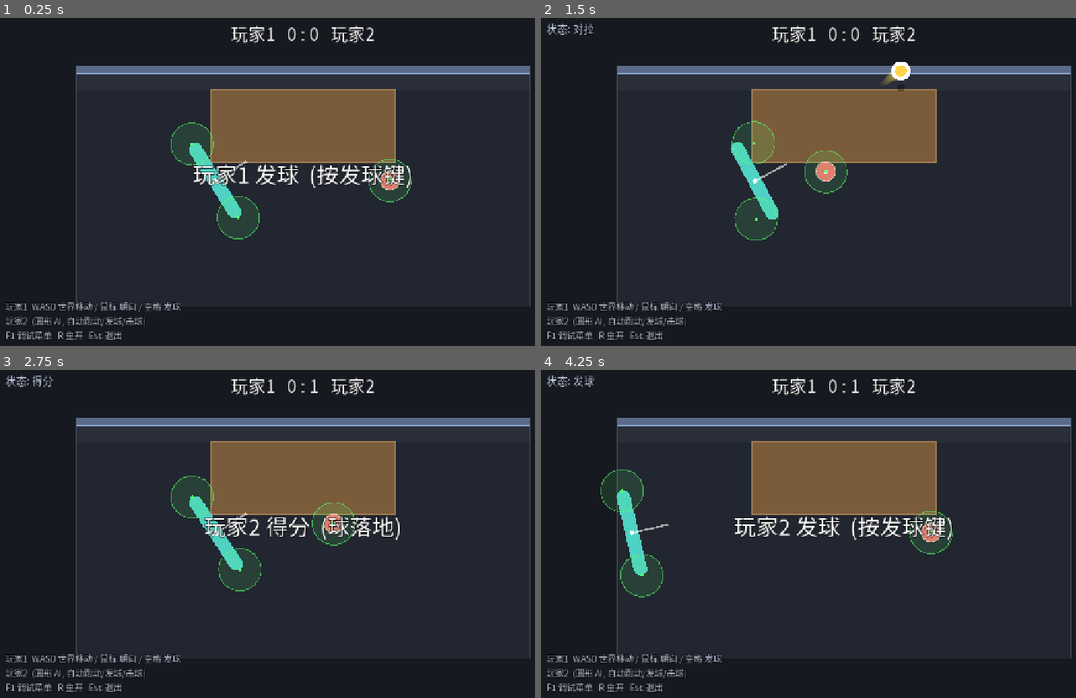
Above: before the commit, frames 1-4 (two rows, left to right).
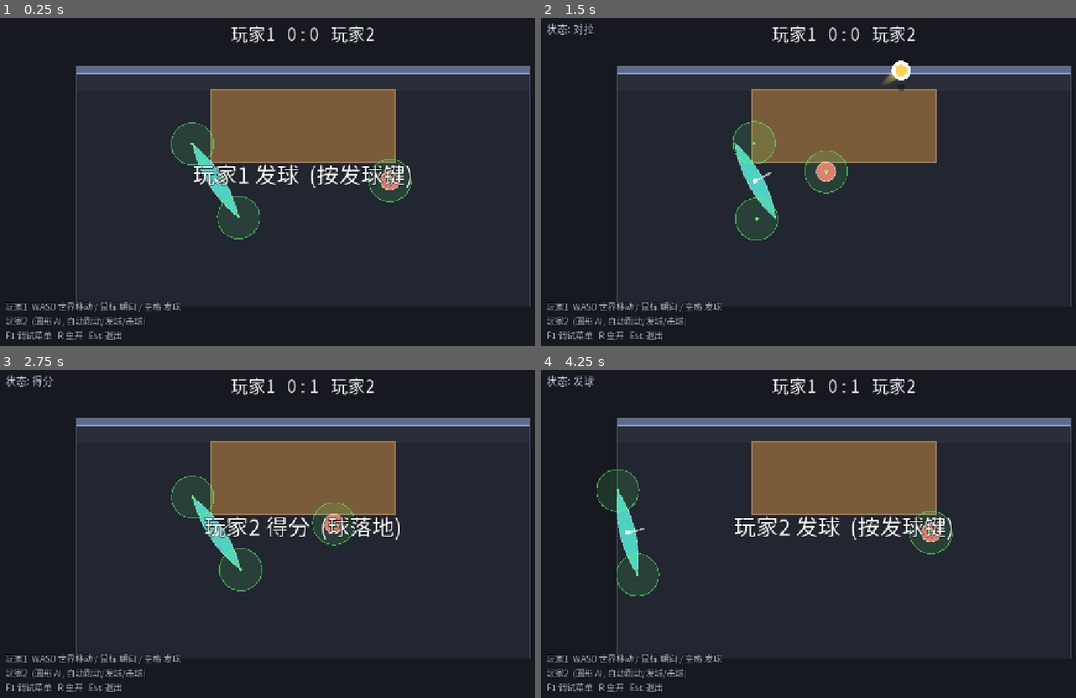
Above: after the commit, the same moments.

Repository: shuperidou/BMA-Arena
Game: Godot game, scene res://scenes/Main.tscn
Same seed, same stepped clock (60 frames per second), same inputs: the game is played once before the commit and once after it.
Inputs (mouse positions are in pixels of both pictures, inside the frame that each line leads up to):
- Up to frame 1 (0.25 s): no input
- Up to frame 2 (1.5 s): tap Enter at 0.5 s; move the mouse to (979, 168) at 0.52 s; hold D 0.53-1.25 s; tap 9 at 0.6 s; click (979, 168) at 0.67 s; tap Space at 0.77 s; tap 0 at 0.8 s; drag from (722, 204) to (813, 254) at 1.27 s
- Up to frame 3 (2.75 s): move the mouse to (363, 461) at 2.02 s; hold D from 2.03 s (still down); tap 9 at 2.1 s; tap 0 at 2.3 s
- Up to frame 4 (4.25 s): release D at 2.75 s; tap Space at 2.75, 3.77 s; drag from (813, 606) to (658, 484) at 2.77 s; move the mouse to (1027, 589) at 3.52 s; hold A from 3.53 s (still down); tap 2 at 3.6 s; tap 0 at 3.8 s

The runs differ from the first frame. In frame 1, 0.3% of the frame differs, in the area x 31-49%, y 31-68%; in frame 2, 0.4%; in frame 3, 0.4%; in frame 4, 1.1%, in the area x 10-24%, y 30-70%.

Commit message:
feat(shape): equation-driven player shape system (render+collision synced), 4 shapes (spindle/circle/diamond/ellipse), F1 9/0 cycle, hit-zone spacing syncs; T6

Diff:
--- a/scripts/autoload/game_config.gd
+++ b/scripts/autoload/game_config.gd
@@ -69,10 +69,80 @@
 # ============================================================
 #  D. 角色通用 (尺寸 / 移动 / 朝向回正)
 # ============================================================
-var player_half_length: float = 90.0   ## 纺锤半长 (两端到中心)
-var player_radius: float = 14.0        ## 纺锤半径
+var player_half_length: float = 90.0   ## 纺锤半长 (两端到中心) [旧, 形状系统接管后仅备用]
+var player_radius: float = 14.0        ## 纺锤半径 [旧]
 var player_mass: float = 1.0
 var hit_reach: float = 44.0            ## 击球点判定额外半径 (翻倍) [TUNED]
+
+## ---- 形状系统 (P4 身体构筑基础) ----
+## 角色的"显示形状 + 碰撞箱 + 判定区间距"由同一条形状方程统一决定, 三者永远同步。
+## 每个形状在 _shape_points() 里采样边界点 -> 同时给 CollisionPolygon2D 和绘制用。
+## 加形状 = player_shape_count/name/half/points 各加一处分支 + 对应参数即可。
+var player_shape_index: int = 0           ## 当前形状: 0 梭形 / 1 圆形 / 2 菱形 / 3 椭圆
+var shape_segments: int = 28              ## 曲边形状(圆/椭圆/梭)的采样段数
+var shape_spindle_half_len: float = 90.0  ## 梭形: 长轴(局部y)半长 = 判定区间距
+var shape_spindle_half_wid: float = 16.0  ## 梭形: 短轴(局部x)半宽
+var shape_circle_radius: float = 48.0     ## 圆形: 半径
+var shape_diamond_half_len: float = 82.0  ## 菱形: 长轴半长
+var shape_diamond_half_wid: float = 34.0  ## 菱形: 短轴半宽
+var shape_ellipse_half_len: float = 82.0  ## 椭圆: 长轴半长
+var shape_ellipse_half_wid: float = 42.0  ## 椭圆: 短轴半宽
+
+func player_shape_count() -> int:
+	return 4
+
+func player_shape_name(idx: int = -1) -> String:
+	var i: int = player_shape_index if idx < 0 else idx
+	var names: Array[String] = ["梭形", "圆形", "菱形", "椭圆"]
+	return names[clampi(i, 0, names.size() - 1)]
+
+## 形状长轴(局部y = 判定区连线方向)半长 -> 判定区间距随形状同步。
+func player_shape_half(idx: int = -1) -> float:
+	var i: int = player_shape_index if idx < 0 else idx
+	match i:
+		0:
+			return shape_spindle_half_len
+		1:
+			return shape_circle_radius
+		2:
+			return shape_diamond_half_len
+		3:
+			return shape_ellipse_half_len
+	return shape_spindle_half_len
+
+## 采样形状边界点 (角色局部坐标, 未旋转), 凸多边形, 顺序绕行。
+func player_shape_points(idx: int = -1) -> PackedVector2Array:
+	var i: int = player_shape_index if idx < 0 else idx
+	var seg: int = maxi(shape_segments, 8)
+	var pts := PackedVector2Array()
+	if i == 0:
+		# 梭形: x = ±w*(1-(y/L)²), 两端尖
+		var L: float = shape_spindle_half_len
+		var w: float = shape_spindle_half_wid
+		for k in seg + 1:
+			var y: float = lerpf(-L, L, float(k) / float(seg))
+			pts.append(Vector2(w * (1.0 - (y / L) * (y / L)), y))
+		for k in range(1, seg):
+			var y: float = lerpf(L, -L, float(k) / float(seg))
+			pts.append(Vector2(-w * (1.0 - (y / L) * (y / L)), y))
+	elif i == 1:
+		for k in seg:
+			var t: float = TAU * float(k) / float(seg)
+			pts.append(Vector2(cos(t), sin(t)) * shape_circle_radius)
+	elif i == 2:
+		var L: float = shape_diamond_half_len
+		var w: float = shape_diamond_half_wid
+		pts.append(Vector2(0.0, -L))
+		pts.append(Vector2(w, 0.0))
+		pts.append(Vector2(0.0, L))
+		pts.append(Vector2(-w, 0.0))
+	else:
+		var L: float = shape_ellipse_half_len
+		var w: float = shape_ellipse_half_wid
+		for k in seg:
+			var t: float = TAU * float(k) / float(seg)
+			pts.append(Vector2(w * cos(t), L * sin(t)))
+	return pts
 
 var move_speed: float = 720.0
 var move_accel: float = 3200.0         ## 速度变化最大加速度 (惯性/手感)
--- a/scripts/core/main.gd
+++ b/scripts/core/main.gd
@@ -91,6 +91,12 @@
 		KEY_8:
 			if debug_layer.enabled:
 				_toggle_flag("debug_ai_smash")
+		KEY_9:
+			if debug_layer.enabled:
+				_cycle_shape(-1)
+		KEY_0:
+			if debug_layer.enabled:
+				_cycle_shape(1)
 		KEY_R:
 			match_ref.restart()
 		KEY_1:
@@ -111,6 +117,15 @@
 func _cycle_debug_mode() -> void:
 	debug_mode = (debug_mode + 1) % DEBUG_MODES.size()
 	_apply_debug_mode()
+
+## F1+9/0: 轮换玩家形状 (显示 + 碰撞 + 判定间距同步)。
+func _cycle_shape(dir: int) -> void:
+	var n: int = GameConfig.player_shape_count()
+	GameConfig.player_shape_index = posmod(GameConfig.player_shape_index + dir, n)
+	for p in players:
+		p.rebuild_shape()
+	EventBus.notify("形状: %s" % GameConfig.player_shape_name(), 1.5)
+	hud.update_debug_menu()
 
 func _apply_debug_mode() -> void:
 	var solo: bool = debug_mode == 1
--- a/scripts/player/player_controller.gd
+++ b/scripts/player/player_controller.gd
@@ -29,6 +29,7 @@
 var _prev_drag: Vector2 = Vector2.ZERO
 var _prev_drag_valid: bool = false
 var _body_color: Color = Color(0.31, 0.82, 0.77)
+var _shape_poly: CollisionPolygon2D = null  ## 形状碰撞体 (与显示完全同步)
 
 func setup(index: int, scheme: InputScheme) -> void:
 	player_index = index
@@ -45,22 +46,34 @@
 	linear_damp = 0.0
 	angular_damp = GameConfig.player_angular_damp  # 撞击旋转后逐渐停下
 
-	var cap := CapsuleShape2D.new()
-	cap.radius = GameConfig.player_radius
-	cap.height = GameConfig.player_half_length * 2.0
-	var cs := CollisionShape2D.new()
-	cs.name = "CollisionShape2D"
-	cs.shape = cap
-	add_child(cs)
+	# 形状碰撞体 (由形状方程采样成多边形, 与显示完全同步)
+	_shape_poly = CollisionPolygon2D.new()
+	_shape_poly.name = "ShapePoly"
+	add_child(_shape_poly)
 
 	for i in 2:
 		var hp := HitPoint.new()
 		hp.name = "HitPoint%s" % ("Front" if i == 0 else "Back")
 		var s := -1.0 if i == 0 else 1.0
-		hp.position = Vector2(0.0, s * GameConfig.player_half_length)
+		hp.position = Vector2(0.0, s * _shape_half())
 		add_child(hp)
 		hit_points.append(hp)
 
+	rebuild_shape()
+	queue_redraw()
+
+## 形状长轴半长 (判定区间距)。
+func _shape_half() -> float:
+	return GameConfig.player_shape_half()
+
+## 重建碰撞多边形 + 判定区间距 (换形状时调用)。
+func rebuild_shape() -> void:
+	if _shape_poly != null:
+		_shape_poly.polygon = GameConfig.player_shape_points()
+	if hit_points.size() >= 2:
+		var h: float = _shape_half()
+		hit_points[0].position = Vector2(0.0, -h) + hit_zone_offset_local
+		hit_points[1].position = Vector2(0.0, h) - hit_zone_offset_local
 	queue_redraw()
 
 func _integrate_forces(state: PhysicsDirectBodyState2D) -> void:
@@ -159,7 +172,7 @@
 func _update_hit_points() -> void:
 	if hit_points.size() < 2:
 		return
-	var l: float = GameConfig.player_half_length
+	var l: float = _shape_half()
 	hit_points[0].position = Vector2(0.0, -l) + hit_zone_offset_local  # 前端 A
 	hit_points[1].position = Vector2(0.0, l) - hit_zone_offset_local   # 后端 B
 
@@ -200,14 +213,14 @@
 	return float(Time.get_ticks_msec()) / 1000.0
 
 func _draw() -> void:
-	var r: float = GameConfig.player_radius
-	var hl: float = GameConfig.player_half_length
-	var seg: float = hl - r
-	draw_rect(Rect2(-r, -seg, 2.0 * r, 2.0 * seg), _body_color)
-	draw_circle(Vector2(0.0, -seg), r, _body_color)
-	draw_circle(Vector2(0.0, seg), r, _body_color)
+	var pts: PackedVector2Array = GameConfig.player_shape_points()
+	if pts.size() >= 3:
+		draw_colored_polygon(pts, _body_color)
+		var outline := pts.duplicate()
+		outline.append(pts[0])
+		draw_polyline(outline, Color(1, 1, 1, 0.35), 2.0)
 	# 朝向标记: 局部 +x 为"前方" (面向桌中心 / 发球方向)
-	draw_line(Vector2.ZERO, Vector2(seg, 0.0), Color(1, 1, 1, 0.6), 4.0)
+	draw_line(Vector2.ZERO, Vector2(_shape_half() * 0.4, 0.0), Color(1, 1, 1, 0.6), 4.0)
 	draw_circle(Vector2.ZERO, 5.0, Color(1, 1, 1, 0.85))
 
 # ------------------------------------------------------------
--- a/scripts/tools/control_test.gd
+++ b/scripts/tools/control_test.gd
@@ -108,8 +108,8 @@
 	var a_local: Vector2 = p1.hit_points[0].position
 	var b_local: Vector2 = p1.hit_points[1].position
 	var off: Vector2 = p1.hit_zone_offset_local
-	var a_delta: Vector2 = a_local - Vector2(0.0, -GameConfig.player_half_length)
-	var b_delta: Vector2 = b_local - Vector2(0.0, GameConfig.player_half_length)
+	var a_delta: Vector2 = a_local - Vector2(0.0, -GameConfig.player_shape_half())
+	var b_delta: Vector2 = b_local - Vector2(0.0, GameConfig.player_shape_half())
 	_check("T3d zones opposite", a_delta.is_equal_approx(off) and b_delta.is_equal_approx(-off),
 		"A=%s B=%s off=%s" % [str(a_delta.round()), str(b_delta.round()), str(off.round())])
 
@@ -147,3 +147,35 @@
 	await _frames(40)
 	_check("T5 zones return to default", p1.hit_zone_offset_local.length() < 0.5,
 		str(p1.hit_zone_offset_local))
+
+	# T6: 形状系统 —— 显示多边形 == 碰撞多边形; 判定区间距随形状同步
+	p1.hit_zone_offset_local = Vector2.ZERO
+	var ok_sync := true
+	var ok_spacing := true
+	var detail6 := ""
+	for si in GameConfig.player_shape_count():
+		GameConfig.player_shape_index = si
+		p1.rebuild_shape()
+		var pts: PackedVector2Array = GameConfig.player_shape_points()
+		var poly: PackedVector2Array = p1._shape_poly.polygon
+		if pts.size() < 3 or not _same_pts(pts, poly):
+			ok_sync = false
+			detail6 += " shape%d(pts=%d/poly=%d)" % [si, pts.size(), poly.size()]
+		var half: float = GameConfig.player_shape_half()
+		if absf(p1.hit_points[0].position.y + half) > 0.01 \
+				or absf(p1.hit_points[1].position.y - half) > 0.01 \
+				or absf(p1.hit_points[0].position.x) > 0.01:
+			ok_spacing = false
+			detail6 += " shape%d spacing(half=%.0f)" % [si, half]
+	_check("T6a 显示多边形==碰撞多边形 (所有形状)", ok_sync, detail6)
+	_check("T6b 判定区间距随形状同步", ok_spacing, detail6)
+	GameConfig.player_shape_index = 0
+	p1.rebuild_shape()
+
+func _same_pts(a: PackedVector2Array, b: PackedVector2Array) -> bool:
+	if a.size() != b.size():
+		return false
+	for i in a.size():
+		if not a[i].is_equal_approx(b[i]):
+			return false
+	return true
--- a/scripts/ui/hud.gd
+++ b/scripts/ui/hud.gd
@@ -69,7 +69,8 @@
 		+ " 5  碰撞体/速度: %s\n" % _mark(GameConfig.debug_show_shapes) \
 		+ " 6  场地/桌/墙: %s\n" % _mark(GameConfig.debug_show_zones) \
 		+ " 7  阻挡/救球提示: %s\n" % _mark(GameConfig.debug_show_block_hud) \
-		+ " 8  AI扣杀: %s" % _mark(GameConfig.debug_ai_smash)
+		+ " 8  AI扣杀: %s\n" % _mark(GameConfig.debug_ai_smash) \
+		+ " 9/0 形状: %s" % GameConfig.player_shape_name()
 
 func _mark(b: bool) -> String:
 	return "开" if b else "关"
Not shown, added: scripts/tools/ai_vs_ai_test.gd.uid
